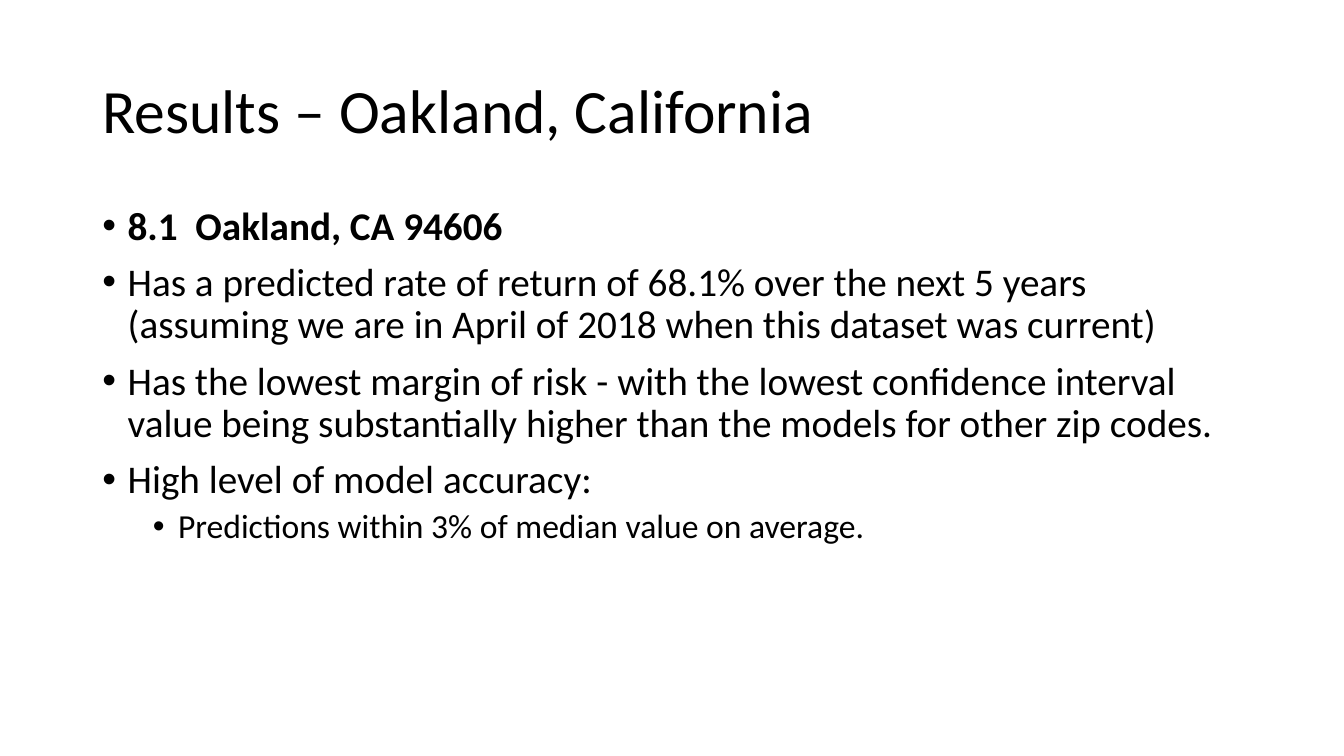
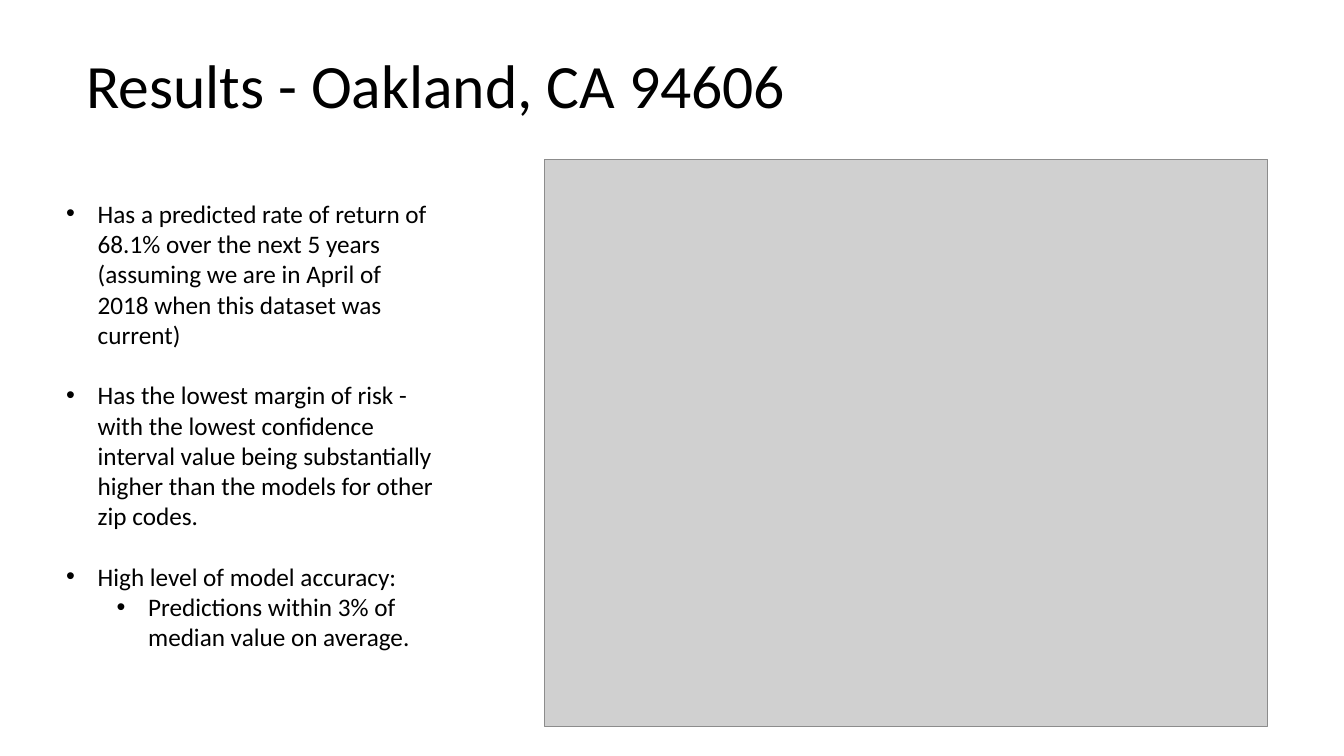
Before and after one commit to jpetoskey/Zillow_Time_Series, a slide deck: slide 8 of Real Estate Investment - Top Zip Codespptx.pptx. Drawn at 1344x756 pixels with LibreOffice and Linux fonts; fonts in the diff are those of the drawing; grey boxes stand for pictures. Boxes give left, top, right and bottom in pixels: in the first picture for what was removed or moved away, otherwise in the second. Text is boxed around its words. In the diff, an @@ line names an element or a change of style, - is before the commit and + after.

```diff
--- a/Real Estate Investment - Top Zip Codespptx.pptx
+++ b/Real Estate Investment - Top Zip Codespptx.pptx
@@ title at (x1=86, y1=65, x2=785, y2=116): text changed @@
-Results – Oakland, California
+Results - Oakland, CA 94606
@@ picture added at (x1=544, y1=159, x2=1268, y2=726) @@
@@ text "Has a predicted rate of ..." moved from (x1=128, y1=212, x2=1212, y2=544) to (x1=98, y1=205, x2=433, y2=651) @@
@@ text "Has a predicted rate of ..." at (x1=98, y1=205, x2=433, y2=651): size 28 to 18 pt in "Has a predicted rate of return of ...", "Has the lowest margin of risk - ...", "High level of model accuracy:"; size 24 to 18 pt in "Predictions within 3% of median value on ..."; indent changed; line spacing 0.9 to 1; less space between paragraphs @@
@@ text at (x1=128, y1=212, x2=502, y2=245): paragraph removed @@
-• 8.1 Oakland, CA 94606
```
Also in this commit, not shown: 4 other slides changed, 7 slides added, 5 slides removed, 2 other files.
